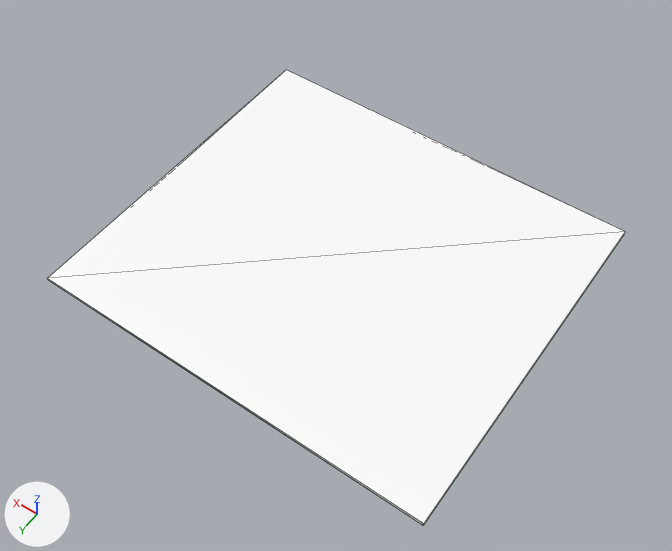
A saved change to the glTF model Assets/3D Assets/basicroom-col.glb.
The view is the same before and after, from a 50 mm camera at (-69.2, 99.1, 148.0) aimed at (-2.7, 5.9, 1.6). Lighting does not change. The marker at lower left points along +X, +Y and +Z. The picture after the commit comes second. Mesh edges are drawn as thin lines. Where no turn or scale is listed for an object, it has been applied to the vertices. Vertices at exactly the same position are counted once.

Before the edit, the objects in view are built like this:
```python
me_cube_001 = bpy.data.meshes.new('Cube.001')
me_cube_001.from_pydata(...)  # a box spanning x -44.5..44.5, y -39.3..39.3, z -0.5..0.5
me_cube_001.materials.append(mat_cubematerial)  # white #ffffff
ob_cube_col = bpy.data.objects.new('Cube-col', me_cube_001)
ob_cube_col.location = (0.0, 0.0, 0.0)
```
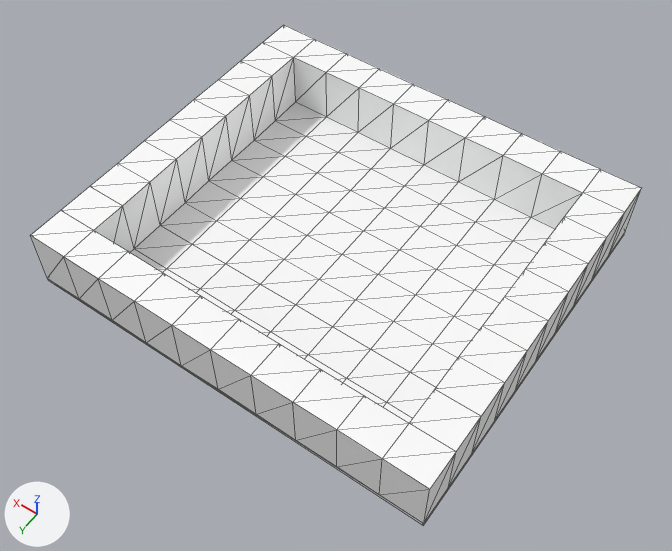
What differs and where, as boxes (x1, y1, x2, y2) in the pictures (672 x 551 px):
```json
{"object": "Cube-col", "change": "reshaped", "before": [48, 70, 625, 526], "after": [31, 25, 641, 526], "on screen": "10% taller"}
```

Edits to the scene script, one JSON object a line:
```json
{"block": "me_cube_001", "where": "# used by ob_cube_col; location = (0.0, 0.0, 0.0)"}
{"op": "remove", "block": "me_cube_001", "code": "me_cube_001.from_pydata(...)  # 8 vertices, 12 faces; spans x -44.5..44.5, y -39.3..39.3, z -0.5..0.5"}
{"op": "add", "block": "me_cube_001", "code": "me_cube_001.from_pydata(...)  # 197 vertices, 390 faces; spans x -44.5..44.5, y -39.3..39.3, z -0.5..13.6"}
{"block": "me_cube_001", "change": "me_cube_001 part 1"}
{"block": "me_cube_001", "change": "10 faces are deleted"}
{"block": "me_cube_001", "change": "8 vertices are added at x -44.5..44.5, y -39.3..39.3, z 0.5..13.6"}
{"block": "me_cube_001", "change": "5 new vertices lie (8.9, 0.0, 0.0) away from vertices in x -44.5, y -39.3..39.3, z 0.5..13.6"}
{"block": "me_cube_001", "change": "5 new vertices lie (0.0, 7.8, 0.0) away from vertices in x -44.5..44.5, y -31.4, z 0.5..13.6"}
{"block": "me_cube_001", "change": "6 new vertices lie (-8.9, 0.0, 0.0) away from vertices in x 44.5, y -39.3..39.3, z 0.5..13.6"}
{"block": "me_cube_001", "change": "6 new vertices lie (0.0, 7.9, 0.0) away from vertices in x -44.5..44.5, y -23.6, z 0.5..13.6"}
{"block": "me_cube_001", "change": "6 new vertices lie (0.0, 7.8, 0.0) away from vertices in x -44.5..44.5, y -15.7, z 0.5..13.6"}
{"block": "me_cube_001", "change": "8 new vertices lie (0.0, 0.0, -13.1) away from vertices in x -35.6..35.6, y -31.4..-7.9, z 13.6"}
{"block": "me_cube_001", "change": "9 new vertices lie (8.9, 0.0, 0.0) away from vertices in x -35.6, y -39.3..39.3, z 0.5..13.6"}
{"block": "me_cube_001", "change": "9 new vertices lie (0.0, 7.9, 0.0) away from vertices in x -44.5..44.5, y -7.9, z 0.5..13.6"}
{"block": "me_cube_001", "change": "10 new vertices lie (8.9, 0.0, 0.0) away from vertices in x -26.7, y -39.3..39.3, z 0.5..13.6"}
{"block": "me_cube_001", "change": "10 new vertices lie (0.0, 7.9, 0.0) away from vertices in x -44.5..44.5, y 0.0, z 0.5..13.6"}
{"block": "me_cube_001", "change": "11 new vertices lie (8.9, 0.0, 0.0) away from vertices in x -17.8, y -39.3..39.3, z 0.5..13.6"}
{"block": "me_cube_001", "change": "11 new vertices lie (0.0, 7.8, 0.0) away from vertices in x -44.5..44.5, y 7.9, z 0.5..13.6"}
{"block": "me_cube_001", "change": "12 new vertices lie (8.9, 0.0, 0.0) away from vertices in x -8.9, y -39.3..39.3, z 0.5..13.6"}
{"block": "me_cube_001", "change": "12 new vertices lie (0.0, 7.9, 0.0) away from vertices in x -44.5..44.5, y 15.7, z 0.5..13.6"}
{"block": "me_cube_001", "change": "13 new vertices lie (8.9, 0.0, 0.0) away from vertices in x 0.0, y -39.3..39.3, z 0.5..13.6"}
{"block": "me_cube_001", "change": "13 new vertices lie (0.0, 7.8, 0.0) away from vertices in x -44.5..44.5, y 23.6, z 0.5..13.6"}
{"block": "me_cube_001", "change": "15 new vertices lie (8.9, 0.0, 0.0) away from vertices in x -35.6..8.9, y -39.3..39.3, z 0.5..13.6"}
{"block": "me_cube_001", "change": "15 new vertices lie (8.9, 0.0, 0.0) away from vertices in x -26.7..17.8, y -39.3..39.3, z 0.5..13.6"}
{"block": "me_cube_001", "change": "5 new vertices lie (0.0, 0.0, 13.1) away from vertices in x -8.9..26.7, y 31.4, z 0.5"}
{"block": "me_cube_001", "change": "388 new faces join them"}
```
